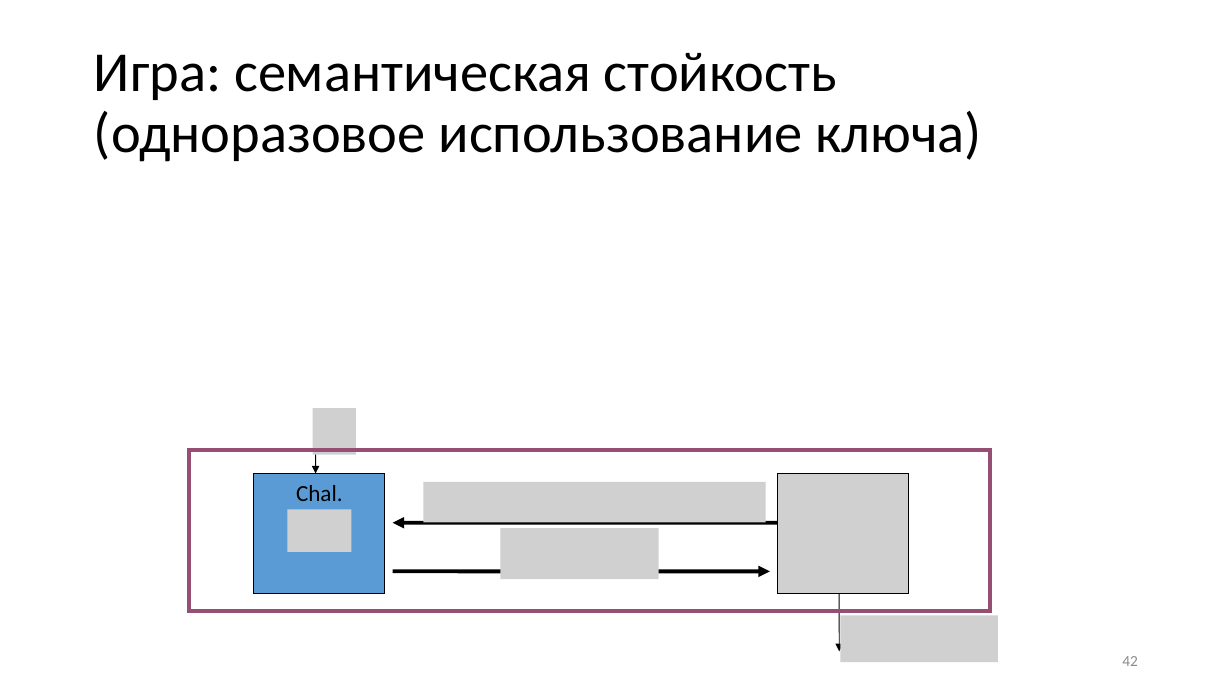
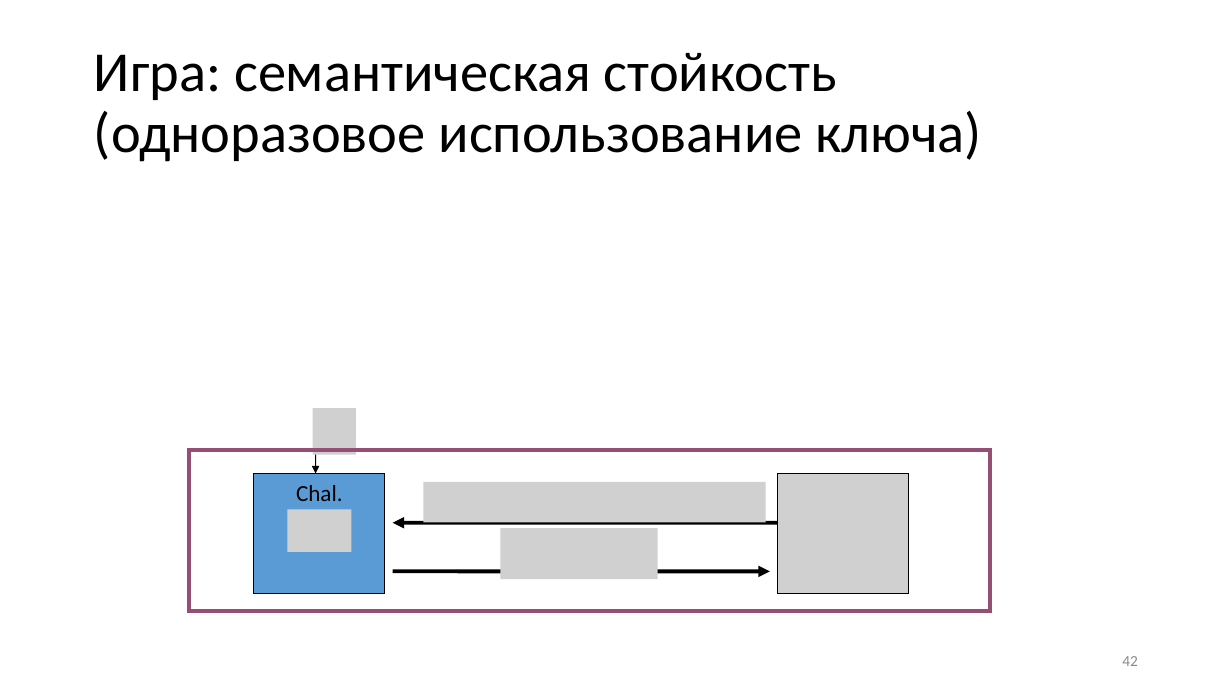
Before and after one commit to CryptoCourse/CryptoLectures, a slide deck: slide 42 of Lectures/Lecture1.pptx. Drawn at 1232x693 pixels with LibreOffice and Linux fonts; fonts in the diff are those of the drawing; grey boxes stand for pictures. Boxes give left, top, right and bottom in pixels: in the first picture for what was removed or moved away, otherwise in the second. Text is boxed around its words. In the diff, an @@ line names an element or a change of style, - is before the commit and + after.

```diff
--- a/Lectures/Lecture1.pptx
+++ b/Lectures/Lecture1.pptx
@@ arrow removed from (839, 593) to (839, 652) @@
@@ picture removed at [841,616,998,663] @@
```
Also in this commit, not shown: 5 other slides changed, 1 other file.
